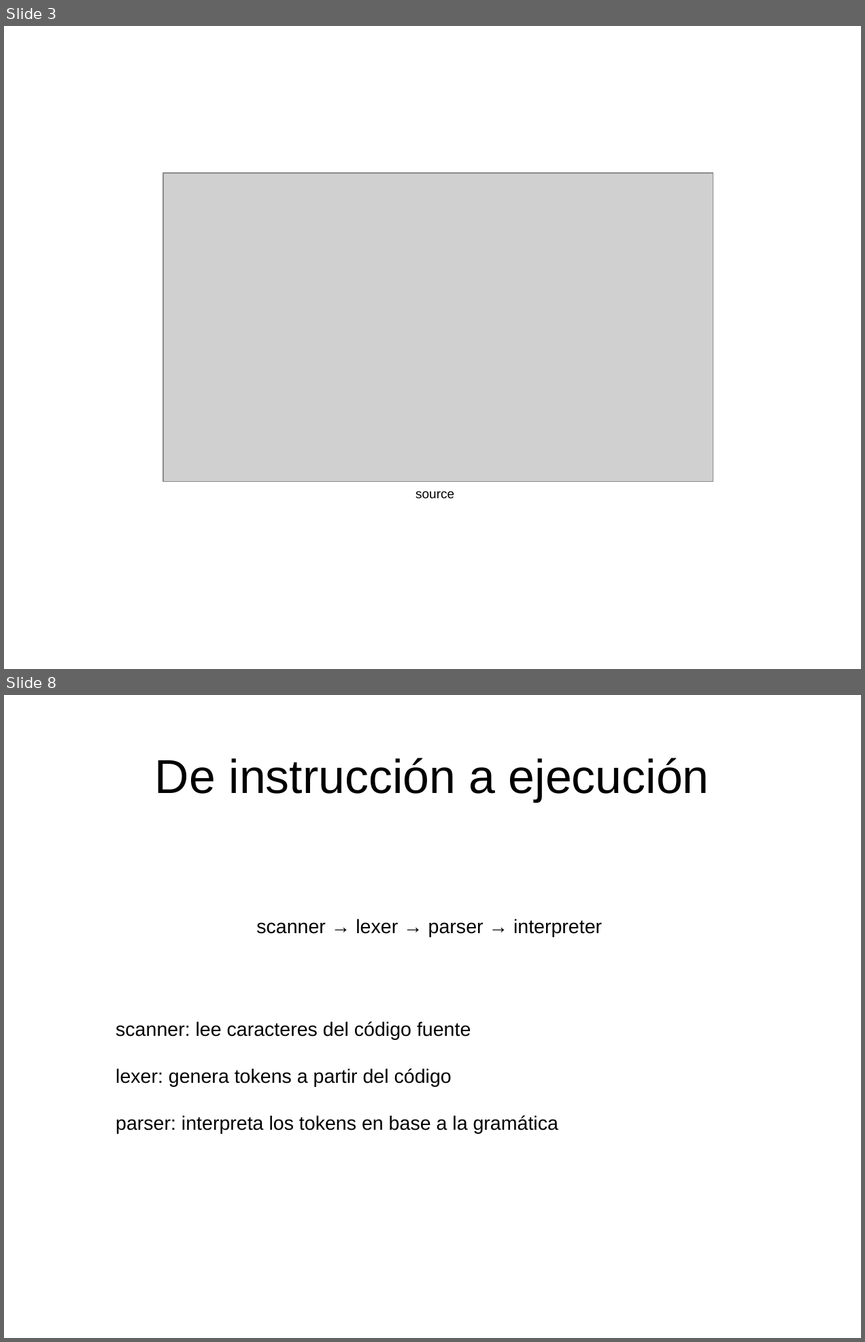
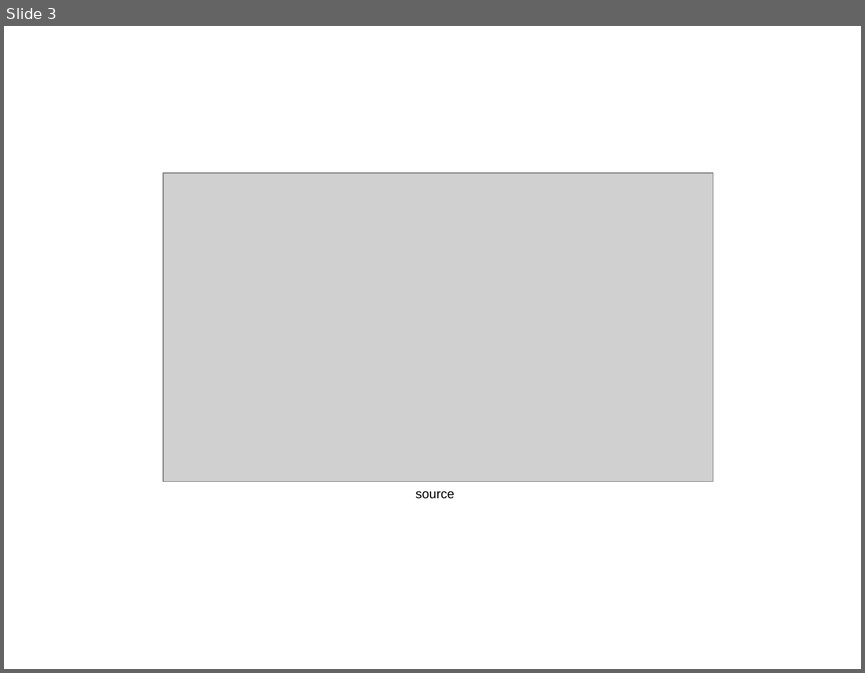
Before and after one commit to Achifaifa/slides, a slide deck: EE25-ply/ply.odp. Shown one above the other, each under a label of ours: slides 3 and 8 before the commit, slide 3 after it; the slides between them are not shown. The pictures are 865x1342 and 865x673 pixels, drawn with LibreOffice and Linux fonts; fonts in the diff are those of the drawing; grey boxes stand for pictures. Boxes give left, top, right and bottom in pixels: in the first picture for what was removed or moved away, otherwise in the second. Text is boxed around its words. In the diff, an @@ line names an element or a change of style, - is before the commit and + after.

```diff
--- a/EE25-ply/ply.odp
+++ b/EE25-ply/ply.odp
@@ slide 8 removed at [4,695,861,1338], background #FFFFFF @@
@@ title removed at [155,758,709,802] @@
-De instrucción a ejecución
@@ text removed at [256,919,602,937] @@
-scanner → lexer → parser → interpreter
@@ text removed at [116,1021,558,1133] @@
-scanner: lee caracteres del código fuente
-lexer: genera tokens a partir del código
-parser: interpreta los tokens en base a la gramática
```
Also in this commit, not shown: 3 slides changed, 23 slides added, 6 other slides removed, 6 other files.
